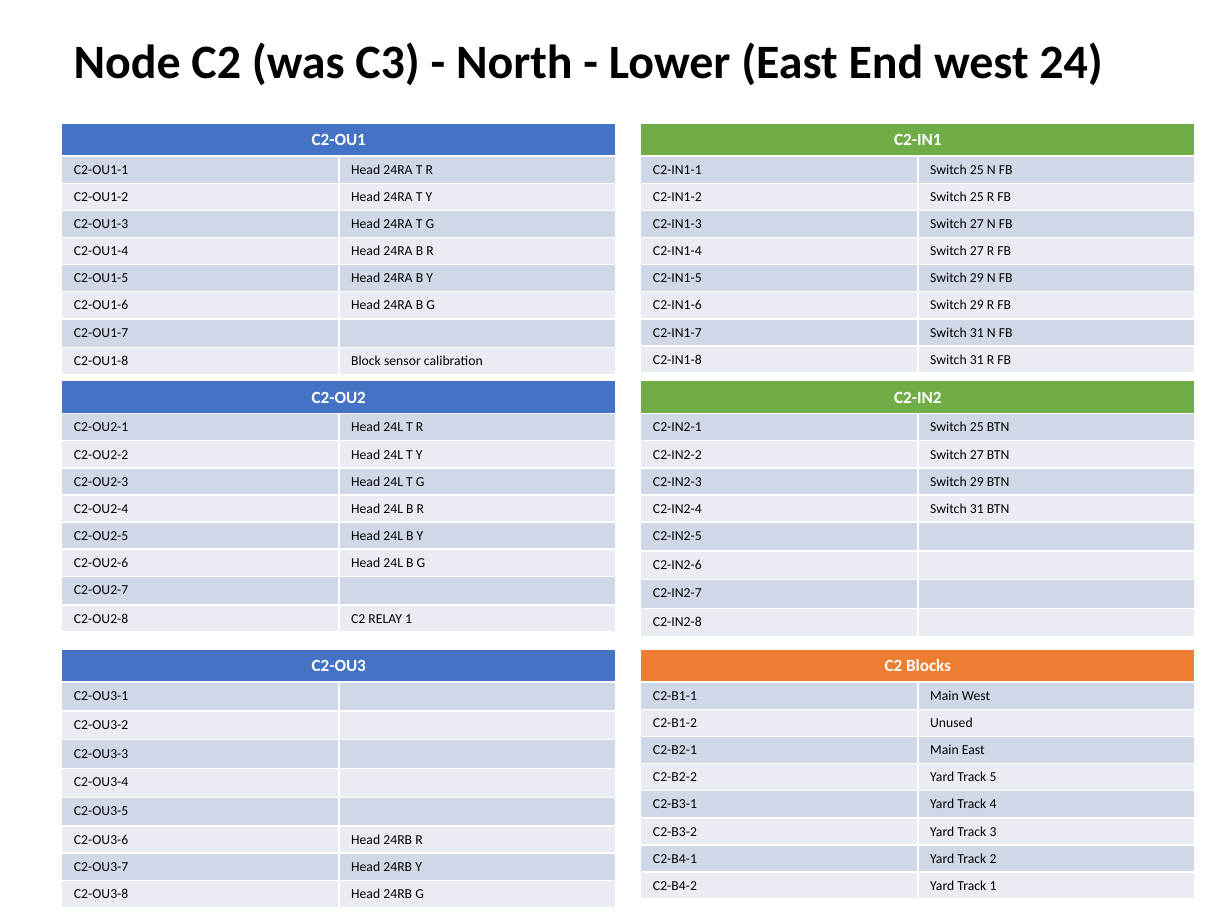
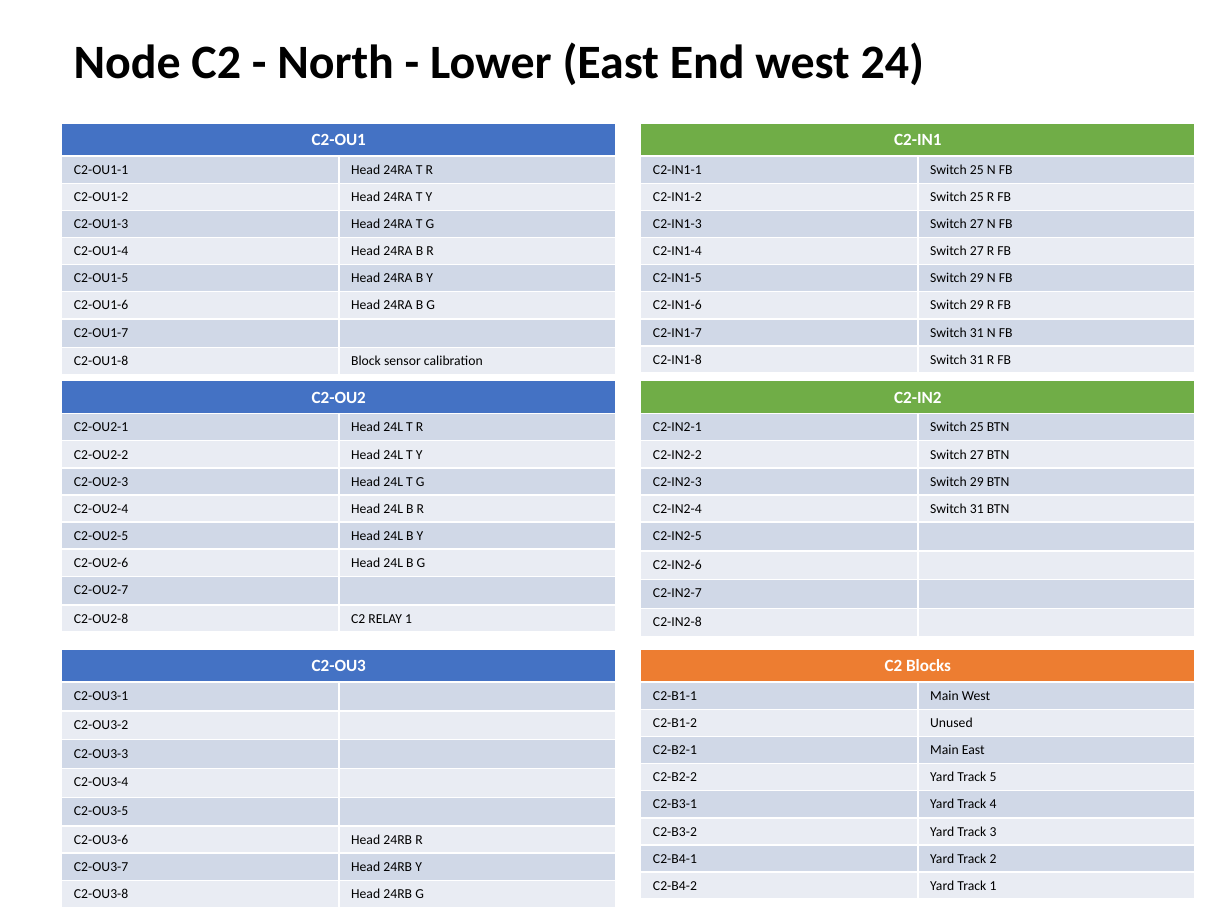
Before and after one commit to lnevo/hart, a slide deck: slide 4 of docs/wiring/Wiring_Schematic.pptx. Drawn at 1232x924 pixels with LibreOffice and Linux fonts; fonts in the diff are those of the drawing. Boxes give left, top, right and bottom in pixels: in the first picture for what was removed or moved away, otherwise in the second. Text is boxed around its words. In the diff, an @@ line names an element or a change of style, - is before the commit and + after.

```diff
--- a/docs/wiring/Wiring_Schematic.pptx
+++ b/docs/wiring/Wiring_Schematic.pptx
@@ text at box(74, 42, 924, 85): text changed @@
-Node C2 (was C3) - North - Lower (East End west 24)
+Node C2 - North - Lower (East End west 24)
```
Also in this commit, not shown: 12 other slides changed, 6 other files.
